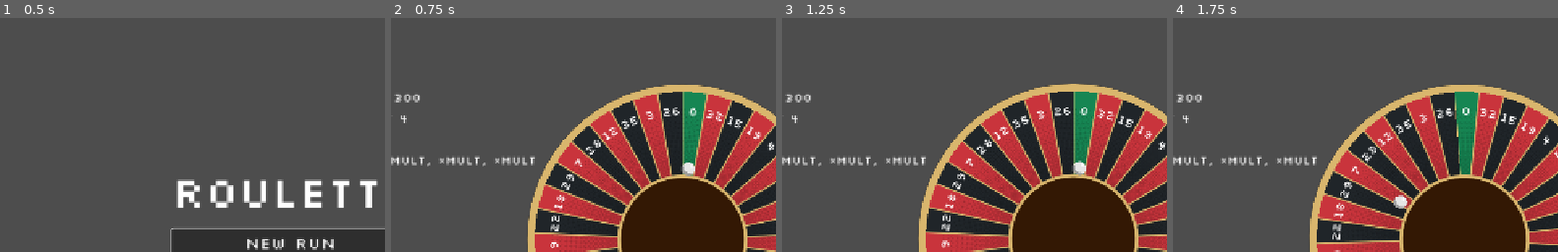
Above: before the commit, frames 1-4 (left to right).
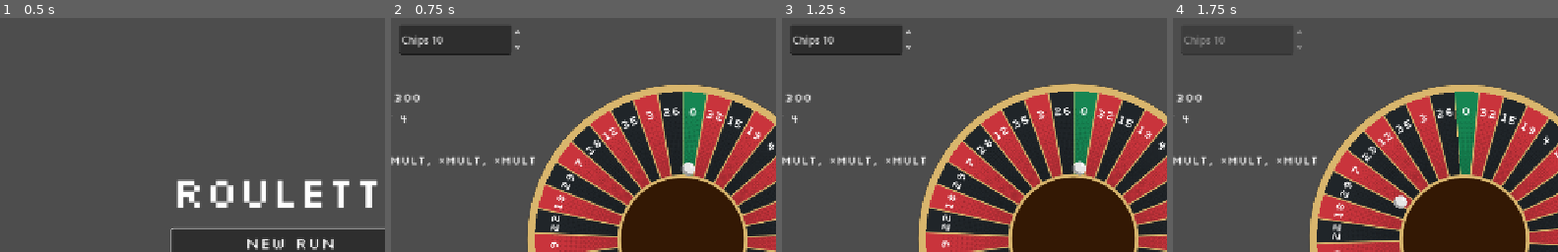
Above: after the commit, the same moments.

Repository: ross-ca/roulette-wheel
Game: Godot game, scene res://scenes/main_menu/main_menu.tscn
The game is run twice, just before and just after one commit, with the same random seed, the same clock (stepped at 60 frames per second) and the same inputs.
Inputs:
- Up to frame 1 (0.5 s): no input
- Up to frame 2 (0.75 s): click "New run" at 0.5 s
- Up to frame 3 (1.25 s): no input
- Up to frame 4 (1.75 s): click "Spin" at 1.25 s
The pictures show only the part of the screen within x 11-61%, y 0-50%; the shares and areas given below are measured in that part.

Frame 1 is identical in both runs. In frame 2, 3.6% of the frame differs, in the area x 2-34%, y 3-16%; in frame 3, 3.6%; in frame 4, 0.1%.

Commit message:
Refactor scoring system to incorporate player chips input
- Updated `ScoreContext` to initialize points based on chips submitted for the spin instead of base points from pockets.
- Modified scoring functions to accept chips as a parameter, ensuring accurate score calculations.
- Enhanced HUD to include a SpinBox for chips input, allowing players to specify their bet before each spin.
- Adjusted relevant scenes and scripts to reflect changes in scoring logic and chips handling.

Diff:
--- a/scenes/hud/hud.gd
+++ b/scenes/hud/hud.gd
@@ -17,10 +17,21 @@
 @onready var _tickets_label: Label = %TicketsLabel
 @onready var _last_spin_label: Label = %LastSpinLabel
 @onready var _result_label: Label = %ResultLabel
+@onready var _chips_input: SpinBox = %ChipsInput
 
 
 func _on_spin_button_pressed() -> void:
 	spin_requested.emit()
+
+
+## The chips entered for the next spin.
+func get_chips() -> int:
+	_chips_input.apply() # commit text still being typed
+	return int(_chips_input.value)
+
+
+func set_chips_editable(editable: bool) -> void:
+	_chips_input.editable = editable
 
 
 func show_round(run: RunState, step: RoundStep) -> void:
@@ -37,7 +48,7 @@
 
 ## Placeholder for the Balatro-style playback: lists what each modifier did, in order.
 func show_score(ctx: ScoreContext) -> void:
-	var lines: PackedStringArray = ["Landed %d: %d points" % [ctx.pocket.number, ctx.points]]
+	var lines: PackedStringArray = ["Landed %d: %d chips" % [ctx.pocket.number, ctx.points]]
 	for entry in ctx.trace:
 		lines.append(entry.text)
 	lines.append("%d × %s = %d" % [ctx.points, ctx.mult, ctx.total()])
--- a/scenes/hud/hud.tscn
+++ b/scenes/hud/hud.tscn
@@ -70,4 +70,16 @@
 theme_override_font_sizes/font_size = 32
 text = "Spin"
 
+[node name="ChipsInput" type="SpinBox" parent="."]
+unique_name_in_owner = true
+offset_left = 180.0
+offset_top = 40.0
+offset_right = 380.0
+offset_bottom = 89.0
+min_value = 1.0
+max_value = 1000.0
+value = 10.0
+rounded = true
+prefix = "Chips"
+
 [connection signal="pressed" from="SpinButton" to="." method="_on_spin_button_pressed"]
--- a/scenes/modifiers/modifiers.gd
+++ b/scenes/modifiers/modifiers.gd
@@ -27,8 +27,8 @@
 	return spins
 
 
-static func score(run: RunState, pocket: Pocket) -> ScoreContext:
-	var ctx := ScoreContext.new(pocket)
+static func score(run: RunState, pocket: Pocket, chips: int) -> ScoreContext:
+	var ctx := ScoreContext.new(pocket, chips)
 	for modifier in active(run):
 		modifier.modify_score(run, ctx)
 	return ctx
--- a/scenes/modifiers/score_context.gd
+++ b/scenes/modifiers/score_context.gd
@@ -5,15 +5,16 @@
 ## should need to change when it is.
 
 var pocket: Pocket
+## Starts as the chips the player submitted for the spin.
 var points: int = 0
 var mult: float = 1.0
 ## What each modifier did, in order, for the UI to play back: {"source": Modifier, "text": String}.
 var trace: Array[Dictionary] = []
 
 
-func _init(landed: Pocket) -> void:
+func _init(landed: Pocket, chips: int) -> void:
 	pocket = landed
-	points = landed.base_points
+	points = chips
 
 
 func add_trace(source: Modifier, text: String) -> void:
--- a/scenes/play/play.gd
+++ b/scenes/play/play.gd
@@ -22,6 +22,7 @@
 var _state := State.WAITING
 var _last_tick_ms := 0
 var _ticks_this_spin := 0
+var _chips := 0 # submitted for the spin in progress
 
 @onready var _wheel := $SubViewport/RouletteWheel
 @onready var _hud := $HUD
@@ -74,6 +75,8 @@
 	if _state != State.WAITING:
 		return
 	_state = State.SPINNING
+	_chips = _hud.get_chips()
+	_hud.set_chips_editable(false)
 	_ticks_this_spin = 0
 	Modifiers.notify(_run, &"spin_started")
 	_wheel.spin_wheel()
@@ -93,7 +96,7 @@
 
 func _on_wheel_spin_finished(_index: int, pocket: Pocket) -> void:
 	Modifiers.notify(_run, &"pocket_landed", [pocket])
-	var ctx := Modifiers.score(_run, pocket)
+	var ctx := Modifiers.score(_run, pocket, _chips)
 	var progress := _run.current_round
 	progress.score += ctx.total()
 	progress.spins_left -= 1
@@ -106,6 +109,7 @@
 	if _is_round_over():
 		_finish()
 	else:
+		_hud.set_chips_editable(true)
 		_state = State.WAITING
 
 
--- a/scenes/wheel/pocket.gd
+++ b/scenes/wheel/pocket.gd
@@ -22,8 +22,6 @@
 		emit_changed()
 ## Relative chance of being the winning pocket. 0 means it can never win.
 @export var weight: float = 1.0
-## Points scored when the ball lands here. Placeholder until scoring is designed.
-@export var base_points: int = 0
 
 
 ## A fresh set of the 37 European pockets. Each call returns new objects, so callers can mutate them.
@@ -34,6 +32,5 @@
 		pocket.number = EUROPEAN_ORDER[i]
 		# Zero is green, then the wheel alternates red and black.
 		pocket.colour = "green" if i == 0 else ("red" if i % 2 == 1 else "black")
-		pocket.base_points = pocket.number
 		pockets.append(pocket)
 	return pockets
Not shown, changed: CLAUDE.md
Not shown, changed: docs/architecture.md
